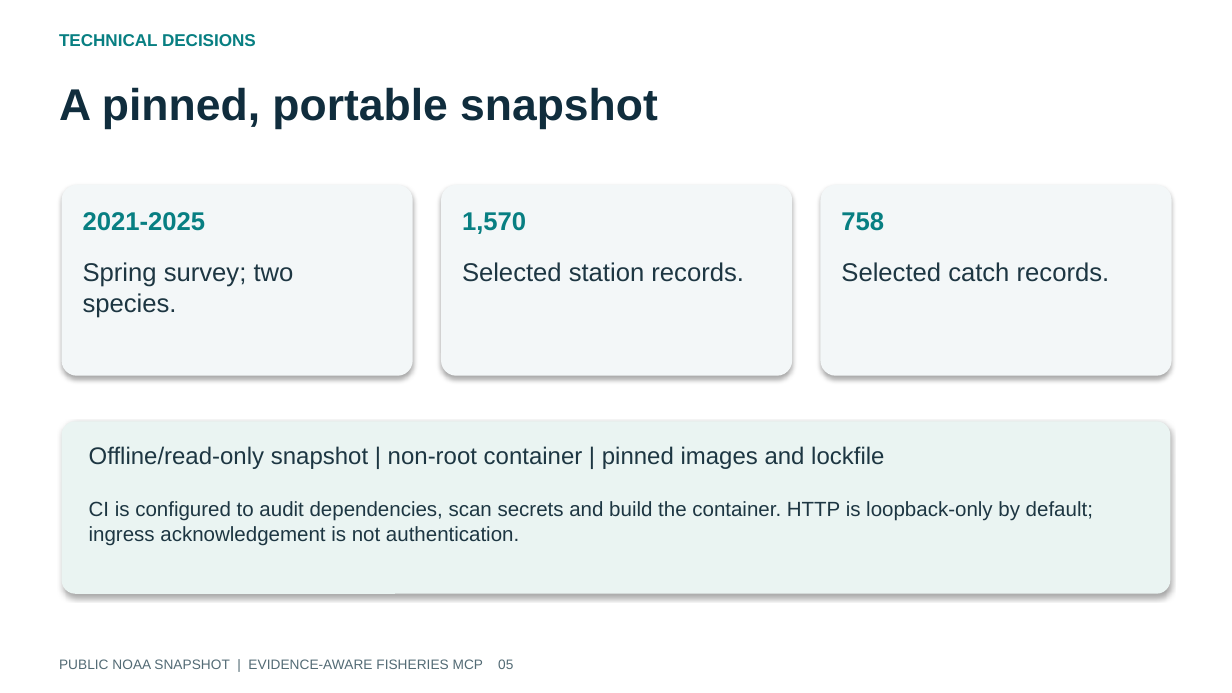
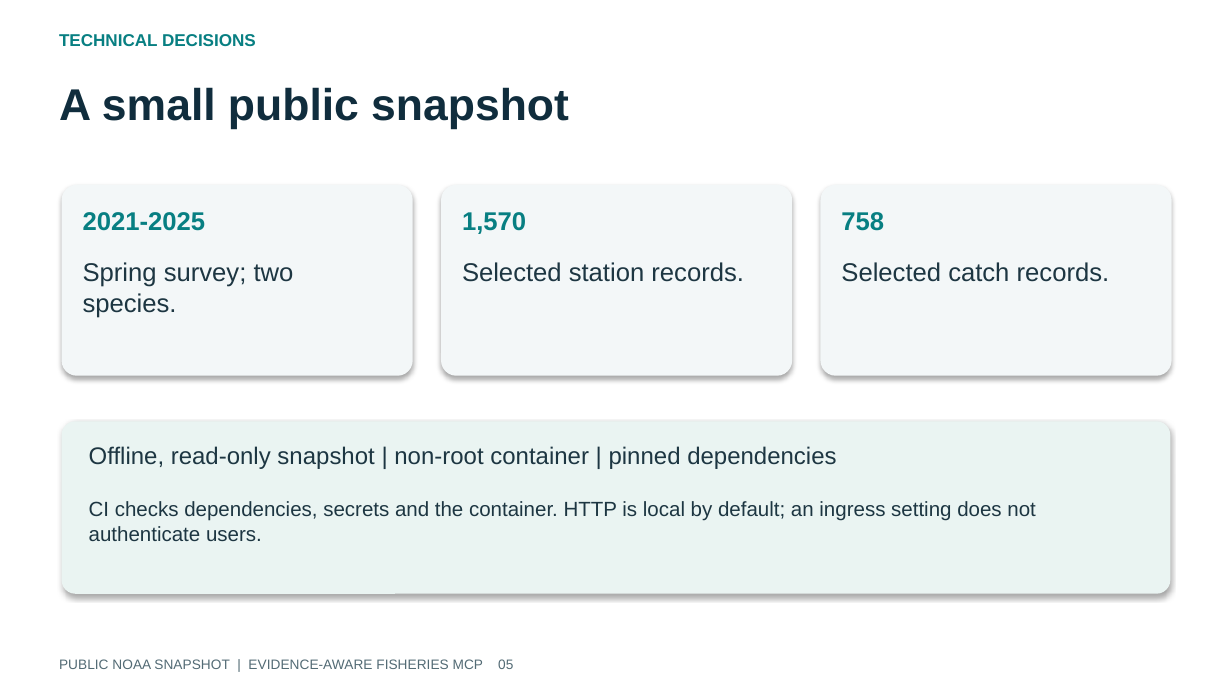
Before and after one commit to gsa-mcp-hackathon/noaa-fisheries-data-gateway, a slide deck: slide 5 of submission/release/fisheries-deck.pptx. Drawn at 1232x693 pixels with LibreOffice and Linux fonts; fonts in the diff are those of the drawing. Boxes give left, top, right and bottom in pixels: in the first picture for what was removed or moved away, otherwise in the second. Text is boxed around its words. In the diff, an @@ line names an element or a change of style, - is before the commit and + after.

```diff
--- a/submission/release/fisheries-deck.pptx
+++ b/submission/release/fisheries-deck.pptx
@@ text at bbox=[59, 87, 569, 130]: text changed @@
-A pinned, portable snapshot
+A small public snapshot
@@ text at bbox=[89, 446, 836, 469]: text changed @@
-Offline/read-only snapshot | non-root container | pinned images and lockfile
+Offline, read-only snapshot | non-root container | pinned dependencies
@@ text at bbox=[89, 501, 1035, 541]: text changed @@
-CI is configured to audit dependencies, scan secrets and build the container. HTTP is loopback-only by default; ingress acknowledgement is not authentication.
+CI checks dependencies, secrets and the container. HTTP is local by default; an ingress setting does not authenticate users.
```
Also in this commit, not shown: 11 other slides changed, 12 other files.
